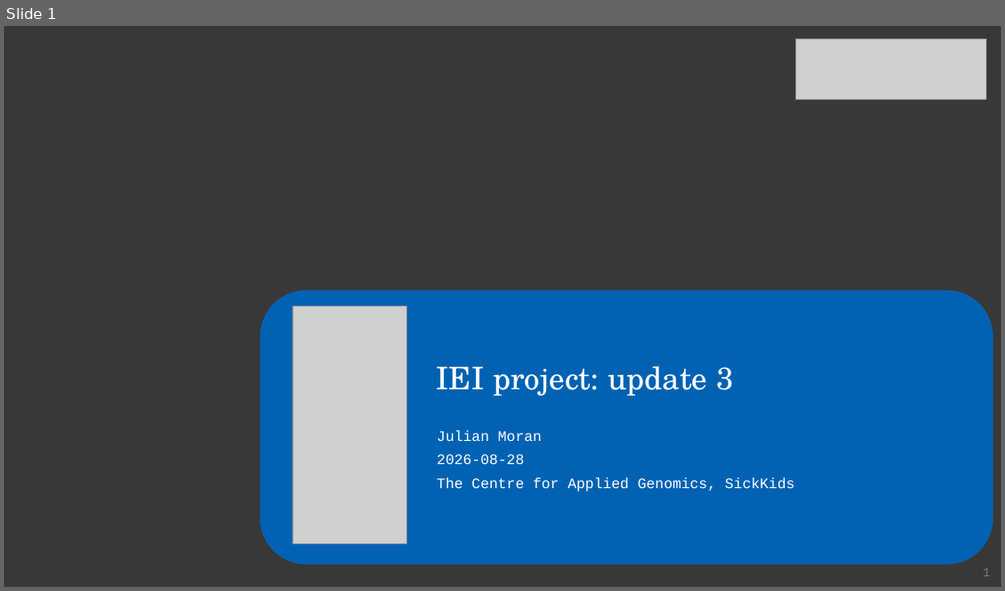
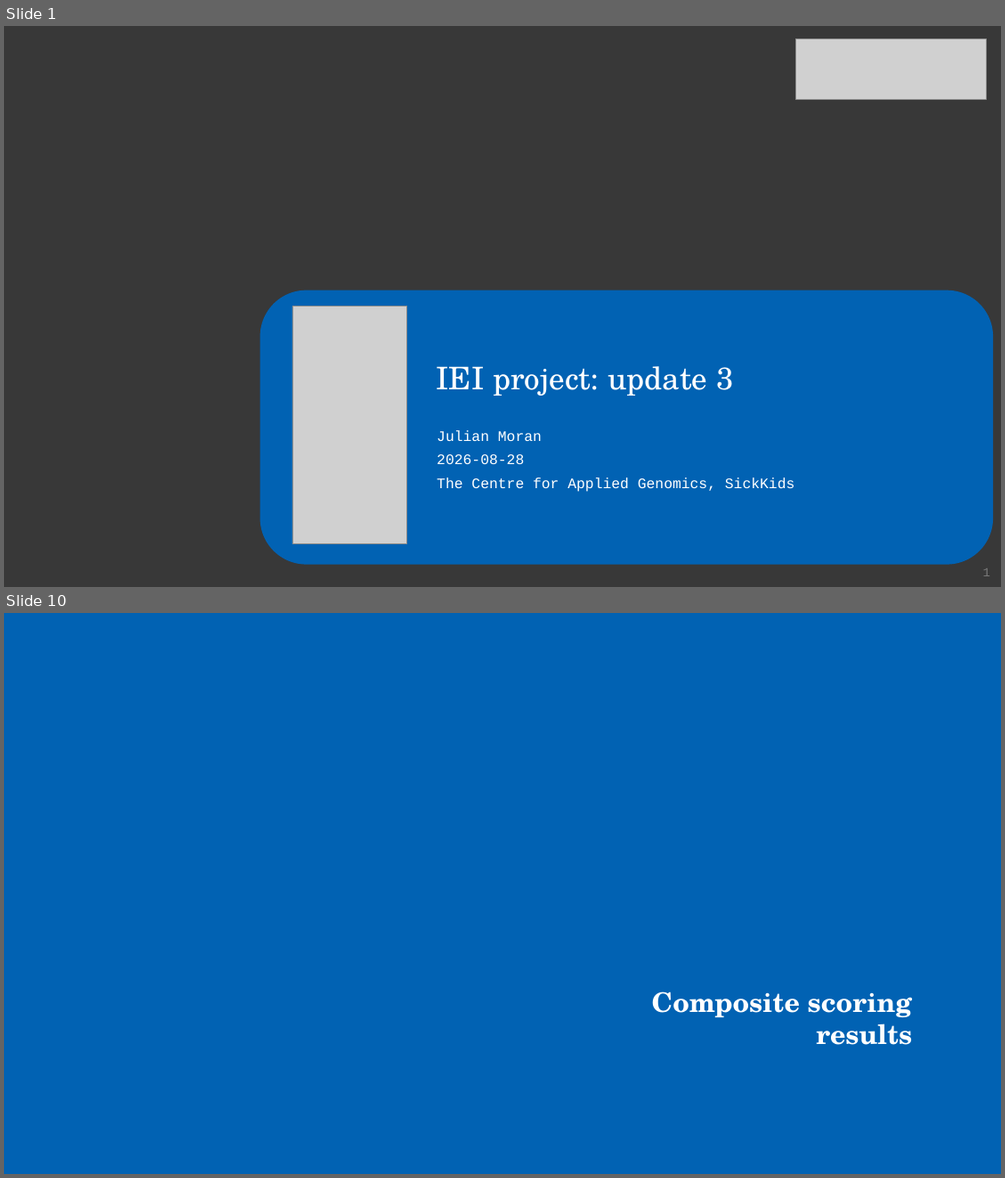
Before and after one commit to juliandeanmoran/BISSH, a slide deck: reports/2026-08-28_projectUpdate_3/2026-08-28_projectUpdate_3_jmoran.pptx. Shown one above the other, each under a label of ours: slide 1 before the commit, slides 1 and 10 after it; the slides between them are not shown. The pictures are 1005x591 and 1005x1178 pixels, drawn with LibreOffice and Linux fonts; fonts in the diff are those of the drawing; grey boxes stand for pictures; background and template pictures are left out. Boxes give left, top, right and bottom in pixels: in the first picture for what was removed or moved away, otherwise in the second. Text is boxed around its words. In the diff, an @@ line names an element or a change of style, - is before the commit and + after.

Commit message:
Added slide about composite scoring term weights.

```diff
--- a/reports/2026-08-28_projectUpdate_3/2026-08-28_projectUpdate_3_jmoran.pptx
+++ b/reports/2026-08-28_projectUpdate_3/2026-08-28_projectUpdate_3_jmoran.pptx
@@ slide 10 added at [4, 613, 1001, 1174], background #0162B3 @@
@@ text added at [652, 991, 912, 1045], 26 pt, text #FFFFFF, bold @@
+Composite scoring results
```
Also in this commit, not shown: 5 slides changed, 4 other slides added, 1 slide removed.
